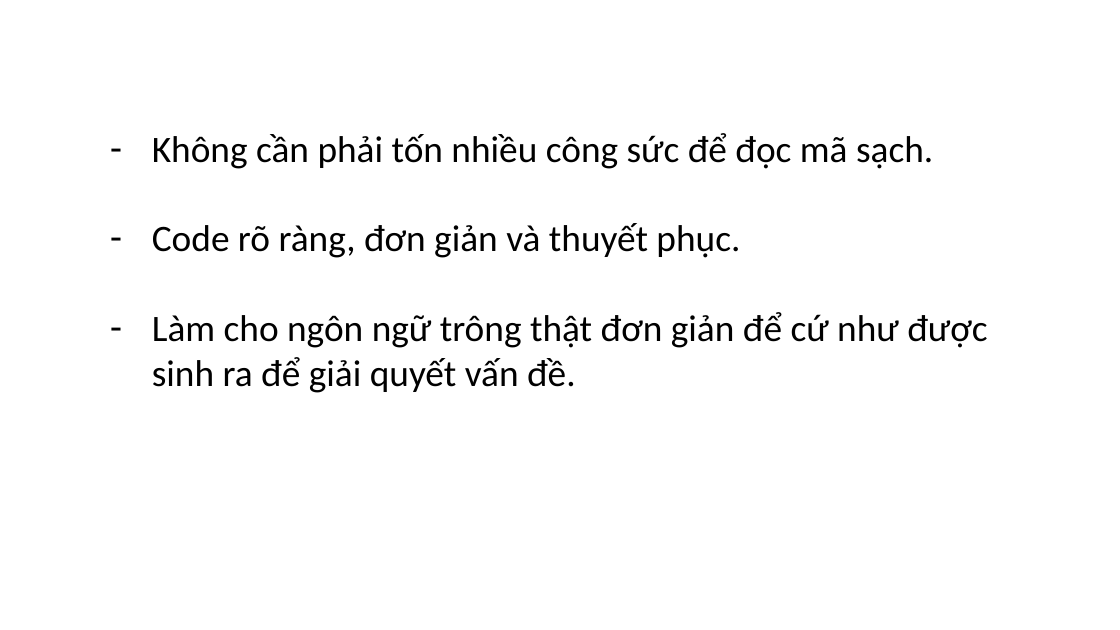
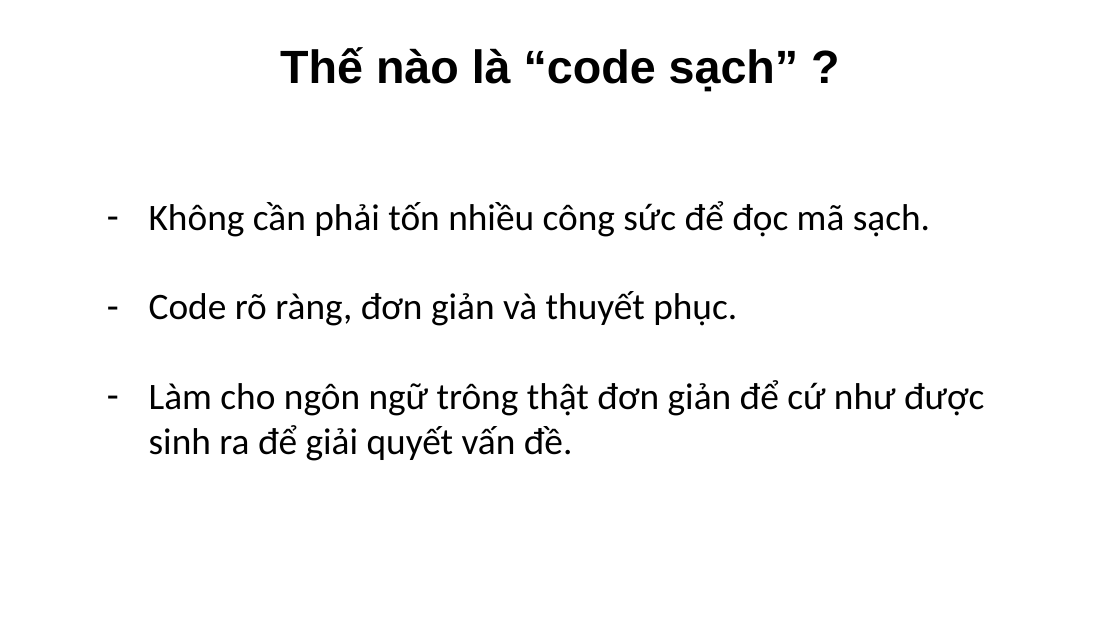
Before and after one commit to quocTuan02/demo, a slide deck: slide 5 of Note/CleanCode.pptx. Drawn at 1120x630 pixels with LibreOffice and Linux fonts; fonts in the diff are those of the drawing. Boxes give left, top, right and bottom in pixels: in the first picture for what was removed or moved away, otherwise in the second. Text is boxed around its words. In the diff, an @@ line names an element or a change of style, - is before the commit and + after.

```diff
--- a/Note/CleanCode.pptx
+++ b/Note/CleanCode.pptx
@@ text added at [280, 47, 799, 92], 40 pt, text #000000, bold @@
+Thế nào là “code sạch” ?
@@ text "Không cần phải tốn nhiều ...": place and size @@
-text "Không cần phải tốn nhiều ..." at [152, 133, 987, 393]
+text "Không cần phải tốn nhiều ..." at [149, 201, 984, 461]
```
Also in this commit, not shown: 16 other slides changed, 4 slides added, 5 slides removed.
